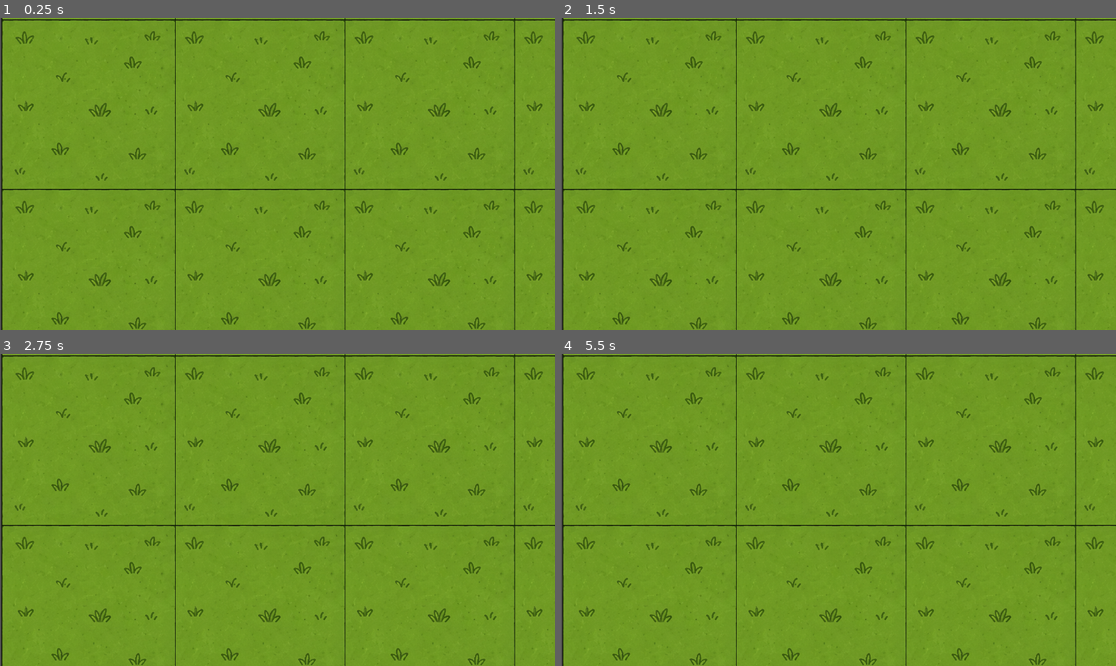
Above: before the commit, frames 1-4 (two rows, left to right).
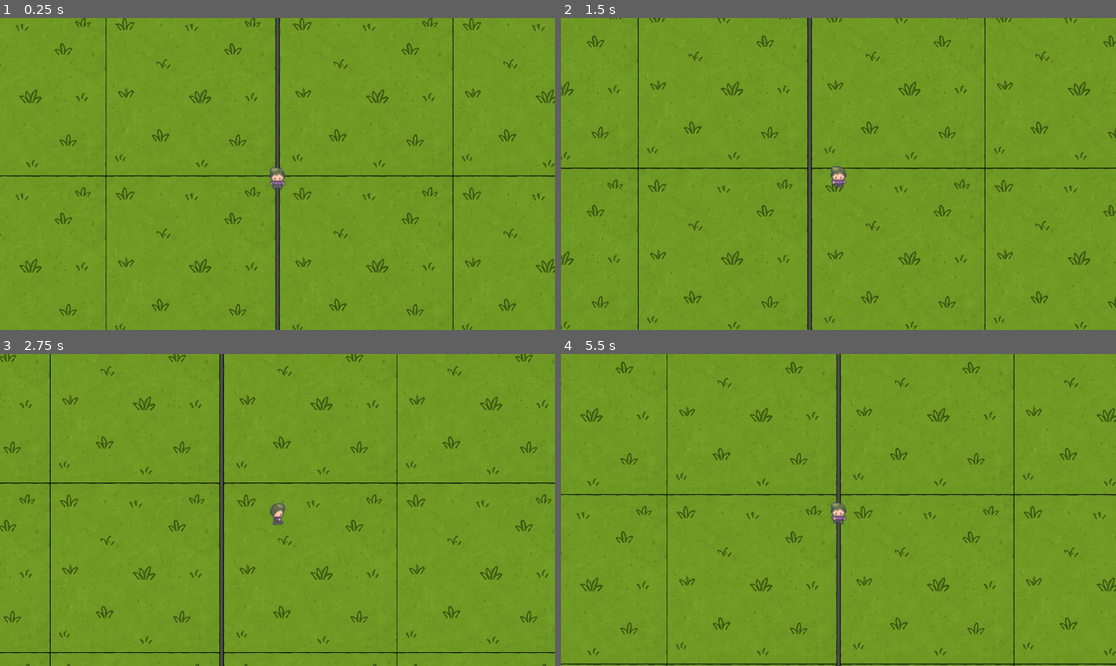
Above: after the commit, the same moments.

Repository: Crozer123/Gemastik_GameDev
Game: Godot game, scene res://main_map.tscn
Two runs of this game, one before a commit and one after it. Both use one fixed random seed, a clock stepped at 60 frames per second and the inputs below.
Inputs:
- Up to frame 1 (0.25 s): no input
- Up to frame 2 (1.5 s): tap Enter at 0.5 s; hold D (move_right, bound only after the commit) 0.53-1.28 s; hold S (move_down, bound only after the commit) from 1.28 s (still down)
- Up to frame 3 (2.75 s): release S (move_down, bound only after the commit) at 2.03 s; hold D (move_right, bound only after the commit) from 2.03 s (still down)
- Up to frame 4 (5.5 s): release D (move_right, bound only after the commit) at 2.78 s; hold W (move_up, bound only after the commit) 2.78-3.53 s; hold A (move_left, bound only after the commit) 3.53-5.03 s; hold S (move_down, bound only after the commit) from 5.03 s (still down)

The runs differ from the first frame. In frame 1, 9.3% of the frame differs, in the area x 0-100%, y 0-100%; in frame 2, 9.2%; in frame 3, 9.2%; in frame 4, 9.6%.

Commit message:
character

Diff:
--- a/main_map.tscn
+++ b/main_map.tscn
@@ -1,6 +1,7 @@
 [gd_scene format=4 uid="uid://bx8ig56yy4fg0"]
 
 [ext_resource type="Texture2D" uid="uid://bfvl8ua7hj04" path="res://tileset_tpa.png" id="1_dyl4d"]
+[ext_resource type="PackedScene" uid="uid://bc0oj4pjtxi5j" path="res://scenes/player/Player.tscn" id="2_km2bi"]
 
 [sub_resource type="TileSetAtlasSource" id="TileSetAtlasSource_km2bi"]
 texture = ExtResource("1_dyl4d")
@@ -6044,3 +6045,5 @@
 [node name="GroundLayer" type="TileMapLayer" parent="." unique_id=1103304842]
 tile_map_data = PackedByteArray("AAAQABAAAAAAAAAAAAAuAA8AAAAAAAAAAABDAA8AAAAAAAAAAAAQACoAAAAAAAAAAAAkACoAAAAAAAAAAAA3AC …(11248 unchanged characters)…
 tile_set = SubResource("TileSet_5hk42")
+
+[node name="Player" parent="." unique_id=747086531 instance=ExtResource("2_km2bi")]
--- a/project.godot
+++ b/project.godot
@@ -15,6 +15,29 @@
 config/features=PackedStringArray("4.6", "GL Compatibility")
 config/icon="res://icon.svg"
 
+[input]
+
+move_up={
+"deadzone": 0.2,
+"events": [Object(InputEventKey,"resource_local_to_scene":false,"resource_name":"","device":-1,"window_id":0,"alt_pressed":false,"shift_pressed":false,"ctrl_pressed":false,"meta_pressed":false,"pressed":false,"keycode":0,"physical_keycode":87,"key_label":0,"unicode":119,"location":0,"echo":false,"script":null)
+]
+}
+move_down={
+"deadzone": 0.2,
+"events": [Object(InputEventKey,"resource_local_to_scene":false,"resource_name":"","device":-1,"window_id":0,"alt_pressed":false,"shift_pressed":false,"ctrl_pressed":false,"meta_pressed":false,"pressed":false,"keycode":0,"physical_keycode":83,"key_label":0,"unicode":115,"location":0,"echo":false,"script":null)
+]
+}
+move_left={
+"deadzone": 0.2,
+"events": [Object(InputEventKey,"resource_local_to_scene":false,"resource_name":"","device":-1,"window_id":0,"alt_pressed":false,"shift_pressed":false,"ctrl_pressed":false,"meta_pressed":false,"pressed":false,"keycode":0,"physical_keycode":65,"key_label":0,"unicode":97,"location":0,"echo":false,"script":null)
+]
+}
+move_right={
+"deadzone": 0.2,
+"events": [Object(InputEventKey,"resource_local_to_scene":false,"resource_name":"","device":-1,"window_id":0,"alt_pressed":false,"shift_pressed":false,"ctrl_pressed":false,"meta_pressed":false,"pressed":false,"keycode":0,"physical_keycode":68,"key_label":0,"unicode":100,"location":0,"echo":false,"script":null)
+]
+}
+
 [physics]
 
 3d/physics_engine="Jolt Physics"
--- /dev/null
+++ b/scenes/player/Player.tscn
@@ -0,0 +1,255 @@
+[gd_scene format=3 uid="uid://bc0oj4pjtxi5j"]
+
+[ext_resource type="Texture2D" uid="uid://cv22pdjhue5cn" path="res://assets/Player/Adam_16x16.png" id="1_wr5hl"]
+[ext_resource type="Script" uid="uid://8icltxafdnw6" path="res://scenes/player/player.gd" id="2_gfjak"]
+
+[sub_resource type="AtlasTexture" id="AtlasTexture_gfjak"]
+atlas = ExtResource("1_wr5hl")
+region = Rect2(48, 0, 16, 32)
+
+[sub_resource type="AtlasTexture" id="AtlasTexture_4kuee"]
+atlas = ExtResource("1_wr5hl")
+region = Rect2(0, 0, 16, 32)
+
+[sub_resource type="AtlasTexture" id="AtlasTexture_524rm"]
+atlas = ExtResource("1_wr5hl")
+region = Rect2(32, 0, 16, 32)
+
+[sub_resource type="AtlasTexture" id="AtlasTexture_tpg5x"]
+atlas = ExtResource("1_wr5hl")
+region = Rect2(16, 0, 16, 32)
+
+[sub_resource type="AtlasTexture" id="AtlasTexture_c3xxp"]
+atlas = ExtResource("1_wr5hl")
+region = Rect2(288, 64, 16, 32)
+
+[sub_resource type="AtlasTexture" id="AtlasTexture_npwbq"]
+atlas = ExtResource("1_wr5hl")
+region = Rect2(304, 64, 16, 32)
+
+[sub_resource type="AtlasTexture" id="AtlasTexture_v42im"]
+atlas = ExtResource("1_wr5hl")
+region = Rect2(320, 64, 16, 32)
+
+[sub_resource type="AtlasTexture" id="AtlasTexture_pn6s4"]
+atlas = ExtResource("1_wr5hl")
+region = Rect2(336, 64, 16, 32)
+
+[sub_resource type="AtlasTexture" id="AtlasTexture_7oing"]
+atlas = ExtResource("1_wr5hl")
+region = Rect2(352, 64, 16, 32)
+
+[sub_resource type="AtlasTexture" id="AtlasTexture_5stf6"]
+atlas = ExtResource("1_wr5hl")
+region = Rect2(368, 64, 16, 32)
+
+[sub_resource type="AtlasTexture" id="AtlasTexture_180ig"]
+atlas = ExtResource("1_wr5hl")
+region = Rect2(192, 64, 16, 32)
+
+[sub_resource type="AtlasTexture" id="AtlasTexture_20koh"]
+atlas = ExtResource("1_wr5hl")
+region = Rect2(208, 64, 16, 32)
+
+[sub_resource type="AtlasTexture" id="AtlasTexture_ov1oi"]
+atlas = ExtResource("1_wr5hl")
+region = Rect2(224, 64, 16, 32)
+
+[sub_resource type="AtlasTexture" id="AtlasTexture_rn7t0"]
+atlas = ExtResource("1_wr5hl")
+region = Rect2(240, 64, 16, 32)
+
+[sub_resource type="AtlasTexture" id="AtlasTexture_8qjgm"]
+atlas = ExtResource("1_wr5hl")
+region = Rect2(256, 64, 16, 32)
+
+[sub_resource type="AtlasTexture" id="AtlasTexture_ejd4k"]
+atlas = ExtResource("1_wr5hl")
+region = Rect2(272, 64, 16, 32)
+
+[sub_resource type="AtlasTexture" id="AtlasTexture_2xrq6"]
+atlas = ExtResource("1_wr5hl")
+region = Rect2(0, 64, 16, 32)
+
+[sub_resource type="AtlasTexture" id="AtlasTexture_pi3ps"]
+atlas = ExtResource("1_wr5hl")
+region = Rect2(16, 64, 16, 32)
+
+[sub_resource type="AtlasTexture" id="AtlasTexture_kswpp"]
+atlas = ExtResource("1_wr5hl")
+region = Rect2(32, 64, 16, 32)
+
+[sub_resource type="AtlasTexture" id="AtlasTexture_v5i4m"]
+atlas = ExtResource("1_wr5hl")
+region = Rect2(48, 64, 16, 32)
+
+[sub_resource type="AtlasTexture" id="AtlasTexture_p1lr0"]
+atlas = ExtResource("1_wr5hl")
+region = Rect2(64, 64, 16, 32)
+
+[sub_resource type="AtlasTexture" id="AtlasTexture_ro0t8"]
+atlas = ExtResource("1_wr5hl")
+region = Rect2(80, 64, 16, 32)
+
+[sub_resource type="AtlasTexture" id="AtlasTexture_8nn5r"]
+atlas = ExtResource("1_wr5hl")
+region = Rect2(96, 64, 16, 32)
+
+[sub_resource type="AtlasTexture" id="AtlasTexture_kvwax"]
+atlas = ExtResource("1_wr5hl")
+region = Rect2(112, 64, 16, 32)
+
+[sub_resource type="AtlasTexture" id="AtlasTexture_x3qp0"]
+atlas = ExtResource("1_wr5hl")
+region = Rect2(128, 64, 16, 32)
+
+[sub_resource type="AtlasTexture" id="AtlasTexture_76i7i"]
+atlas = ExtResource("1_wr5hl")
+region = Rect2(144, 64, 16, 32)
+
+[sub_resource type="AtlasTexture" id="AtlasTexture_mndc6"]
+atlas = ExtResource("1_wr5hl")
+region = Rect2(160, 64, 16, 32)
+
+[sub_resource type="AtlasTexture" id="AtlasTexture_1hh02"]
+atlas = ExtResource("1_wr5hl")
+region = Rect2(176, 64, 16, 32)
+
+[sub_resource type="SpriteFrames" id="SpriteFrames_5ttev"]
+animations = [{
+"frames": [{
+"duration": 1.0,
+"texture": SubResource("AtlasTexture_gfjak")
+}],
+"loop": true,
+"name": &"idle_down",
+"speed": 5.0
+}, {
+"frames": [{
+"duration": 1.0,
+"texture": SubResource("AtlasTexture_4kuee")
+}],
+"loop": true,
+"name": &"idle_left",
+"speed": 5.0
+}, {
+"frames": [{
+"duration": 1.0,
+"texture": SubResource("AtlasTexture_524rm")
+}],
+"loop": true,
+"name": &"idle_right",
+"speed": 5.0
+}, {
+"frames": [{
+"duration": 1.0,
+"texture": SubResource("AtlasTexture_tpg5x")
+}],
+"loop": true,
+"name": &"idle_up",
+"speed": 5.0
+}, {
+"frames": [{
+"duration": 1.0,
+"texture": SubResource("AtlasTexture_c3xxp")
+}, {
+"duration": 1.0,
+"texture": SubResource("AtlasTexture_npwbq")
+}, {
+"duration": 1.0,
+"texture": SubResource("AtlasTexture_v42im")
+}, {
+"duration": 1.0,
+"texture": SubResource("AtlasTexture_pn6s4")
+}, {
+"duration": 1.0,
+"texture": SubResource("AtlasTexture_7oing")
+}, {
+"duration": 1.0,
+"texture": SubResource("AtlasTexture_5stf6")
+}],
+"loop": true,
+"name": &"walk_down",
+"speed": 5.0
+}, {
+"frames": [{
+"duration": 1.0,
+"texture": SubResource("AtlasTexture_180ig")
+}, {
+"duration": 1.0,
+"texture": SubResource("AtlasTexture_20koh")
+}, {
+"duration": 1.0,
+"texture": SubResource("AtlasTexture_ov1oi")
+}, {
+"duration": 1.0,
+"texture": SubResource("AtlasTexture_rn7t0")
+}, {
+"duration": 1.0,
+"texture": SubResource("AtlasTexture_8qjgm")
+}, {
+"duration": 1.0,
+"texture": SubResource("AtlasTexture_ejd4k")
+}],
+"loop": true,
+"name": &"walk_left",
+"speed": 5.0
+}, {
+"frames": [{
+"duration": 1.0,
+"texture": SubResource("AtlasTexture_2xrq6")
+}, {
+"duration": 1.0,
+"texture": SubResource("AtlasTexture_pi3ps")
+}, {
+"duration": 1.0,
+"texture": SubResource("AtlasTexture_kswpp")
+}, {
+"duration": 1.0,
+"texture": SubResource("AtlasTexture_v5i4m")
+}, {
+"duration": 1.0,
+"texture": SubResource("AtlasTexture_p1lr0")
+}, {
+"duration": 1.0,
+"texture": SubResource("AtlasTexture_ro0t8")
+}],
+"loop": true,
+"name": &"walk_right",
+"speed": 5.0
+}, {
+"frames": [{
+"duration": 1.0,
+"texture": SubResource("AtlasTexture_8nn5r")
+}, {
+"duration": 1.0,
+"texture": SubResource("AtlasTexture_kvwax")
+}, {
+"duration": 1.0,
+"texture": SubResource("AtlasTexture_x3qp0")
+}, {
+"duration": 1.0,
+"texture": SubResource("AtlasTexture_76i7i")
+}, {
+"duration": 1.0,
+"texture": SubResource("AtlasTexture_mndc6")
+}, {
+"duration": 1.0,
+"texture": SubResource("AtlasTexture_1hh02")
+}],
+"loop": true,
+"name": &"walk_up",
+"speed": 5.0
+}]
+
+[node name="Player" type="CharacterBody2D" unique_id=747086531]
+script = ExtResource("2_gfjak")
+
+[node name="AnimatedSprite2D" type="AnimatedSprite2D" parent="." unique_id=1745863709]
+scale = Vector2(2, 2)
+sprite_frames = SubResource("SpriteFrames_5ttev")
+animation = &"walk_left"
+
+[node name="CollisionShape2D" type="CollisionShape2D" parent="." unique_id=58183432]
+
+[node name="Camera2D" type="Camera2D" parent="." unique_id=1660508702]
--- /dev/null
+++ b/scenes/player/player.gd
@@ -0,0 +1,56 @@
+extends CharacterBody2D
+
+@export var speed: float = 80.0
+
+@onready var anim: AnimatedSprite2D = $AnimatedSprite2D
+
+var last_direction := Vector2.DOWN
+
+
+func _ready():
+	z_index = 10
+	anim.play("idle_down")
+
+
+func _physics_process(_delta):
+	var input_vector := Vector2.ZERO
+
+	input_vector.x = Input.get_action_strength("move_right") - Input.get_action_strength("move_left")
+	input_vector.y = Input.get_action_strength("move_down") - Input.get_action_strength("move_up")
+
+	if input_vector != Vector2.ZERO:
+		input_vector = input_vector.normalized()
+		last_direction = input_vector
+		velocity = input_vector * speed
+		play_walk(input_vector)
+	else:
+		velocity = Vector2.ZERO
+		play_idle(last_direction)
+
+	move_and_slide()
+
+
+func play_walk(direction: Vector2):
+	if abs(direction.x) > abs(direction.y):
+		if direction.x > 0:
+			anim.play("walk_right")
+		else:
+			anim.play("walk_left")
+	else:
+		if direction.y > 0:
+			anim.play("walk_down")
+		else:
+			anim.play("walk_up")
+
+
+func play_idle(direction: Vector2):
+	if abs(direction.x) > abs(direction.y):
+		if direction.x > 0:
+			anim.play("idle_right")
+		else:
+			anim.play("idle_left")
+	else:
+		if direction.y > 0:
+			anim.play("idle_down")
+		else:
+			anim.play("idle_up")
Binary file added: assets/Player/Adam_16x16.png
Not shown, added: assets/Player/Adam_16x16.png.import
Not shown, added: scenes/player/player.gd.uid
